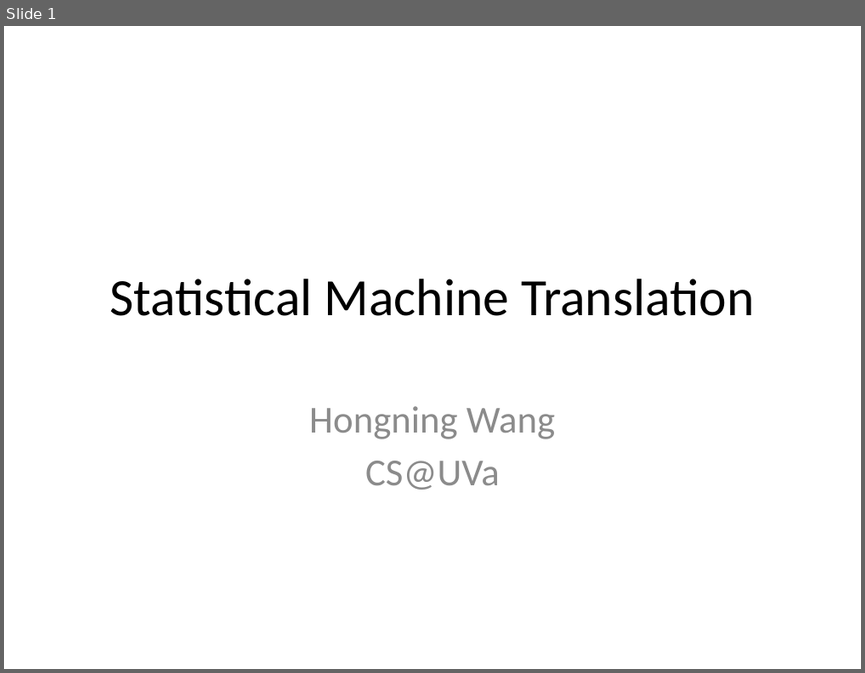
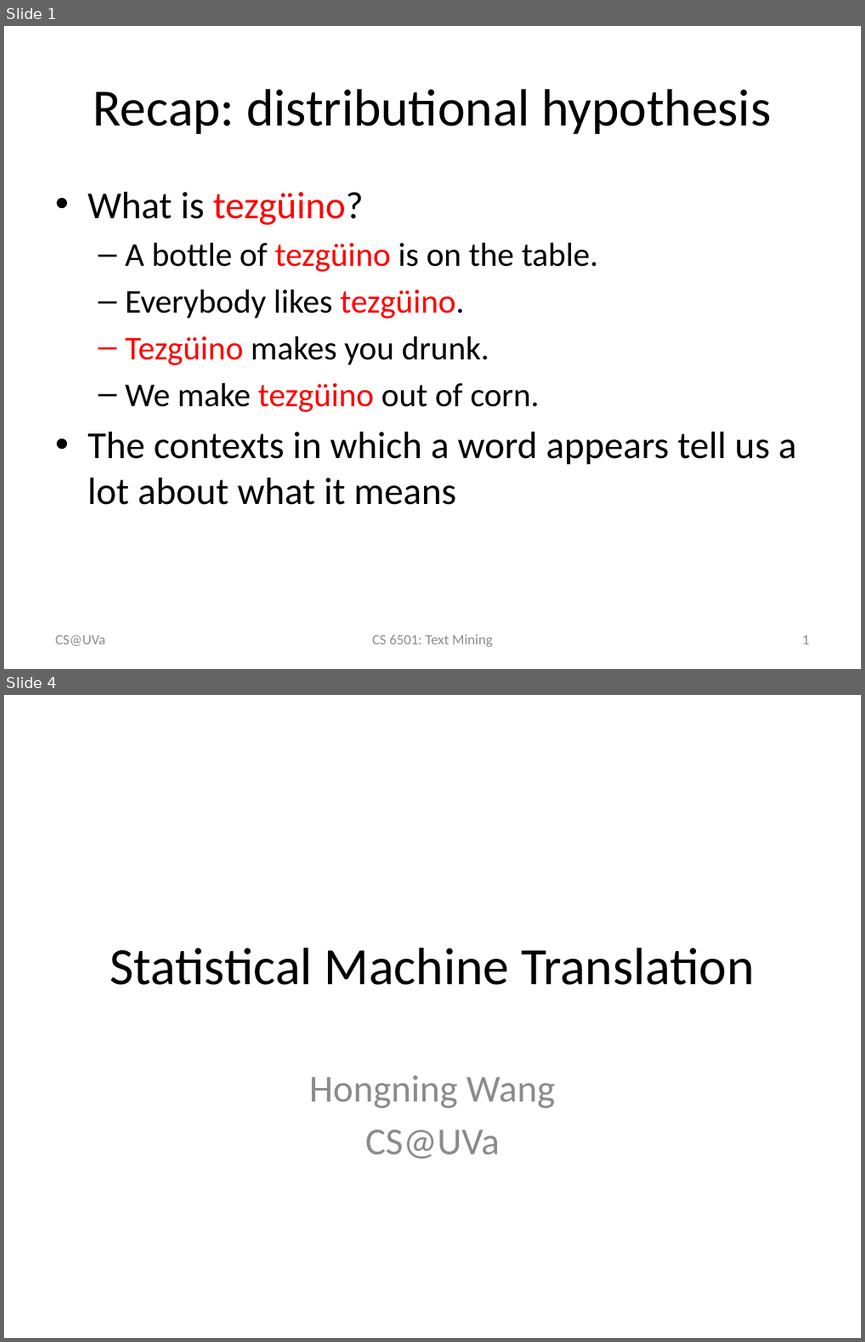
Before and after one commit to wang296/CS6501-Text-Mining, a slide deck: docs/StatisticalMachineTranslation.pptx. Shown one above the other, each under a label of ours: slide 1 before the commit, slides 1 and 4 after it; the slides between them are not shown. The pictures are 865x673 and 865x1342 pixels, drawn with LibreOffice and Linux fonts; fonts in the diff are those of the drawing. Boxes give left, top, right and bottom in pixels: in the first picture for what was removed or moved away, otherwise in the second. Text is boxed around its words. In the diff, an @@ line names an element or a change of style, - is before the commit and + after.

Commit message:
text categorization

```diff
--- a/docs/StatisticalMachineTranslation.pptx
+++ b/docs/StatisticalMachineTranslation.pptx
@@ slide 1 added at [4, 26, 861, 669], background #FFFFFF @@
@@ title added at [92, 89, 772, 134], 44 pt, text #000000 @@
+Recap: distributional hypothesis
@@ text added at [87, 192, 796, 505], 28 pt, text #000000 @@
+• What is tezgüino?
+  – A bottle of tezgüino is on the table.
+  – Everybody likes tezgüino.
+  – Tezgüino makes you drunk.
+  – We make tezgüino out of corn.
+• The contexts in which a word appears tell us a lot about what it means
@@ text added at [55, 635, 105, 646], 12 pt, text #8C8C8C @@
+CS@UVa
@@ text added at [372, 634, 493, 646], 12 pt, text #8C8C8C @@
+CS 6501: Text Mining
@@ page number added at [802, 635, 809, 644], 12 pt, text #8C8C8C @@
+1
@@ what was slide 1 is now slide 4 @@
```
Also in this commit, not shown: 1 slide changed, 5 other slides added, 5 other files.
